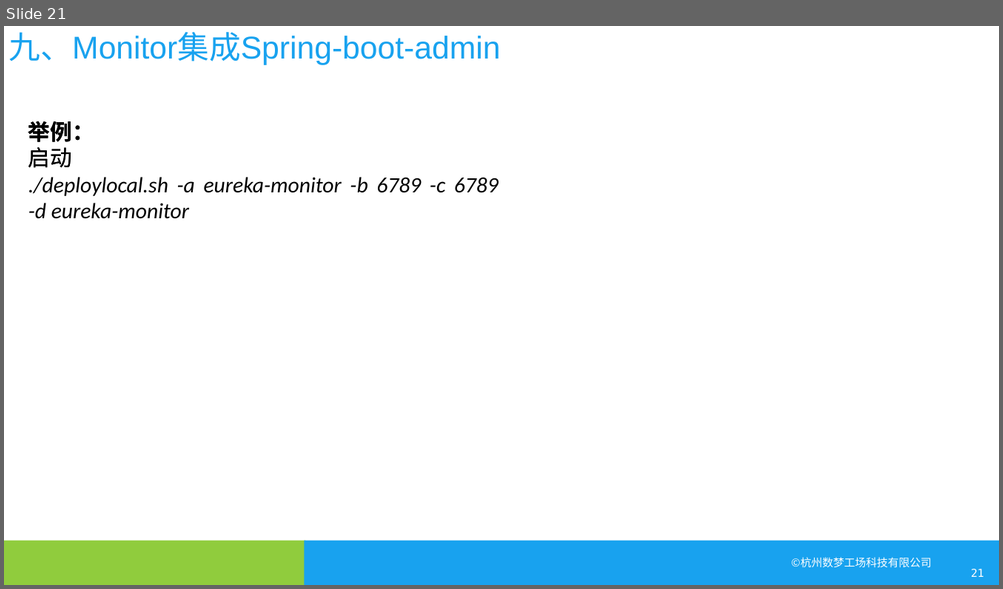
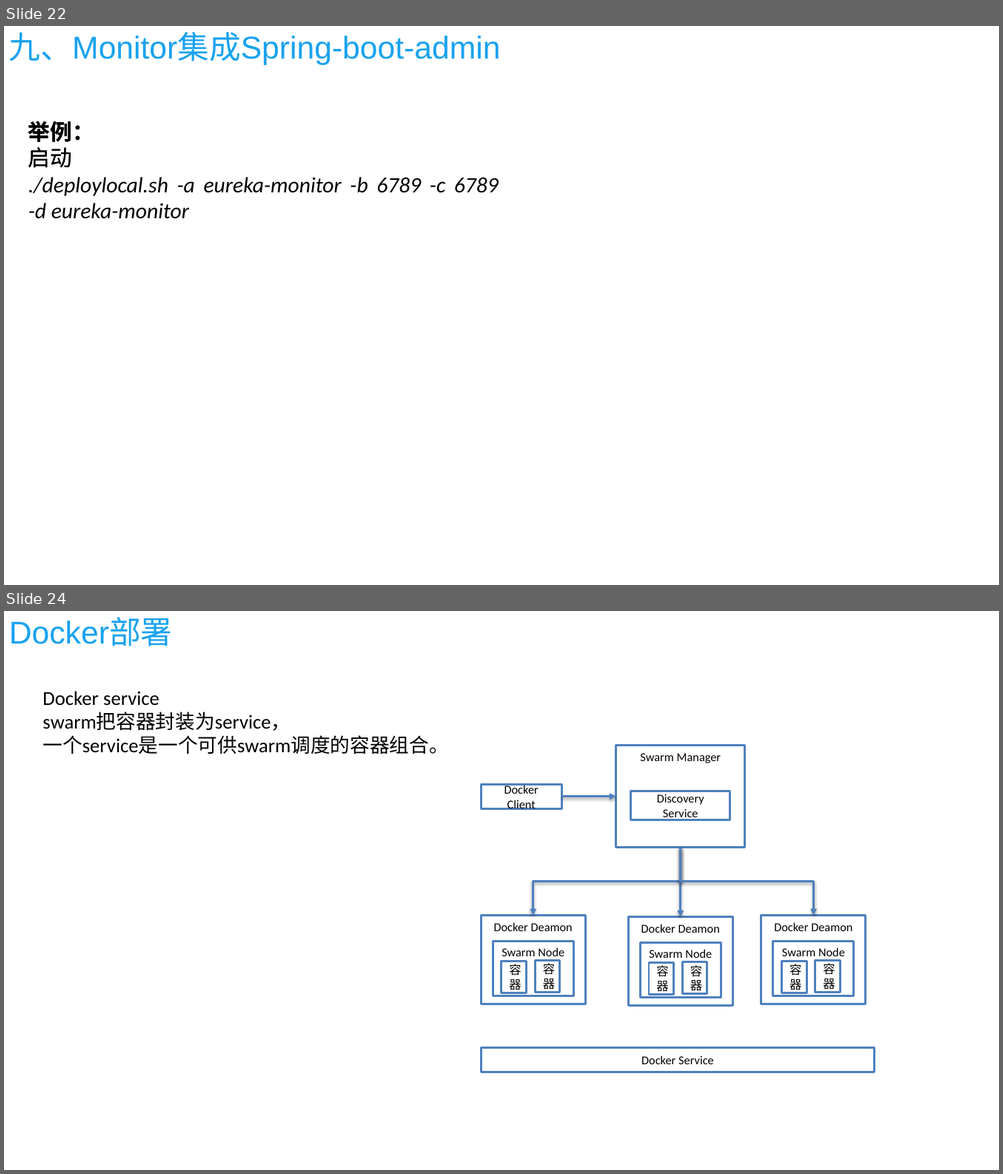
Before and after one commit to kuailewangzi1212/docs, a slide deck: spring cloud/spring cloud.pptx. Shown one above the other, each under a label of ours: slide 21 before the commit, slides 22 and 24 after it; the slides between them are not shown. The pictures are 1003x589 and 1003x1174 pixels, drawn with LibreOffice and Linux fonts; fonts in the diff are those of the drawing; background and template pictures are left out. Boxes give left, top, right and bottom in pixels: in the first picture for what was removed or moved away, otherwise in the second. Text is boxed around its words. In the diff, an @@ line names an element or a change of style, - is before the commit and + after.

```diff
--- a/spring cloud/spring cloud.pptx
+++ b/spring cloud/spring cloud.pptx
@@ slide 24 added at bbox=[4, 611, 999, 1170], background #FFFFFF @@
@@ title added at bbox=[9, 618, 172, 647], 28.8 pt, text #18A2EF @@
+Docker部署
@@ text added at bbox=[42, 691, 448, 754], 18 pt, text #000000 @@
+Docker service
+swarm把容器封装为service，
+一个service是一个可供swarm调度的容器组合。
@@ rectangle added at bbox=[616, 746, 745, 848], fill #FFFFFF, outline #4F81BD 2 pt, 11 pt, text #000000 @@
+Swarm Manager
@@ rectangle added at bbox=[481, 785, 561, 809], fill #FFFFFF, outline #4F81BD 2 pt, 11 pt, text #000000 @@
+Docker Client
@@ elbow arrow added from (561, 797) to (616, 797), #4F81BD 2 pt @@
@@ rectangle added at bbox=[631, 792, 730, 820], fill #FFFFFF, outline #4F81BD 2 pt, 11 pt, text #000000 @@
+Discovery Service
@@ elbow arrow added from (680, 848) to (533, 916), #4F81BD 2 pt @@
@@ elbow arrow added from (680, 848) to (680, 917), #4F81BD 2 pt @@
@@ elbow arrow added from (680, 848) to (813, 916), #4F81BD 2 pt @@
@@ group added at bbox=[481, 916, 585, 1004]: 4 rectangles @@
+Docker Deamon
+Swarm Node
+容
+器
+容
+器
@@ group added at bbox=[629, 917, 733, 1005]: 4 rectangles @@
+Docker Deamon
+Swarm Node
+容
+器
+容
+器
@@ group added at bbox=[761, 916, 865, 1004]: 4 rectangles @@
+Docker Deamon
+Swarm Node
+容
+器
+容
+器
@@ rectangle added at bbox=[481, 1048, 874, 1073], fill #FFFFFF, outline #4F81BD 2 pt, 11 pt, text #000000 @@
+Docker Service
@@ what was slide 21 is now slide 22 @@
@@ slide 22 changed as well @@
@@ rectangle removed at bbox=[4, 540, 305, 585] @@
@@ rectangle removed at bbox=[304, 540, 999, 585] @@
@@ text removed at bbox=[791, 557, 930, 568] @@
-©杭州数梦工场科技有限公司
@@ page number removed at bbox=[970, 569, 984, 577] @@
-21
```
Also in this commit, not shown: 23 other slides changed, 2 other slides added, 1 slide removed, 5 other files.
